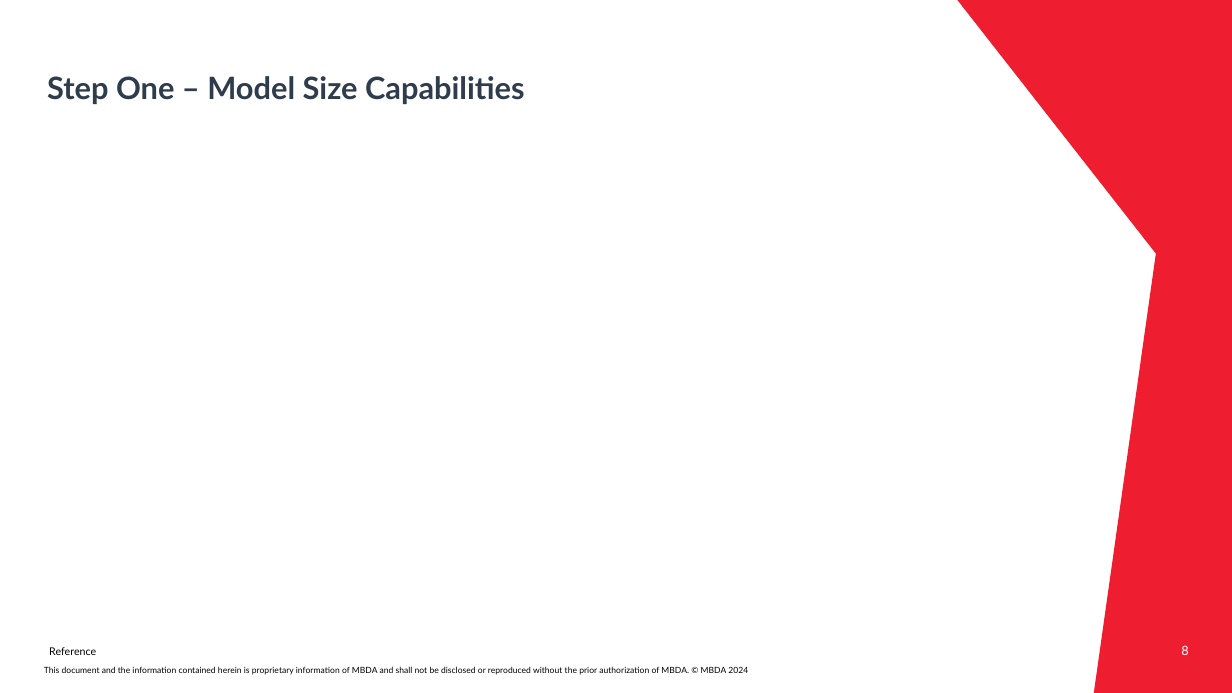
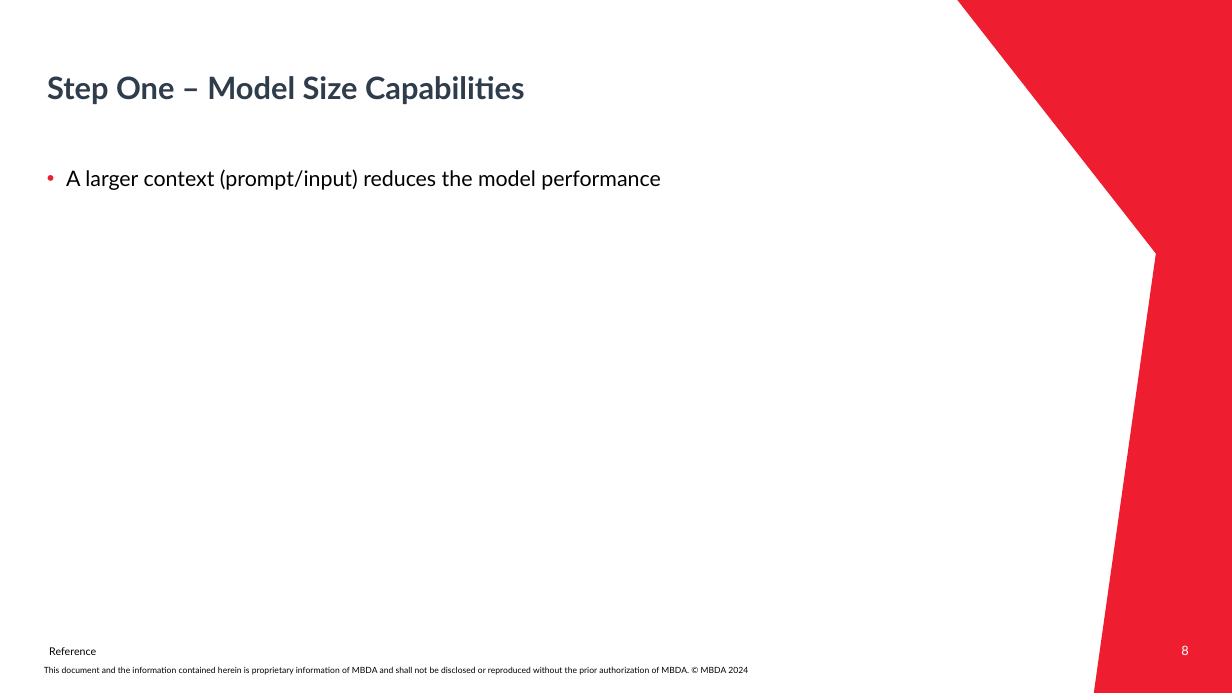
Before and after one commit to Mqtth3w/master-thesis-mbda-unipr, a slide deck: slide 8 of Presentation_Gianvenuti.pptx. Drawn at 1232x693 pixels with LibreOffice and Linux fonts; fonts in the diff are those of the drawing; background and template pictures are left out. Boxes give left, top, right and bottom in pixels: in the first picture for what was removed or moved away, otherwise in the second. Text is boxed around its words. In the diff, an @@ line names an element or a change of style, - is before the commit and + after.

```diff
--- a/Presentation_Gianvenuti.pptx
+++ b/Presentation_Gianvenuti.pptx
@@ text added at (66,169,660,190), 12.5 pt, text #000000 @@
+• A larger context (prompt/input) reduces the model performance
```
Also in this commit, not shown: 9 other slides changed, 2 slides added.
